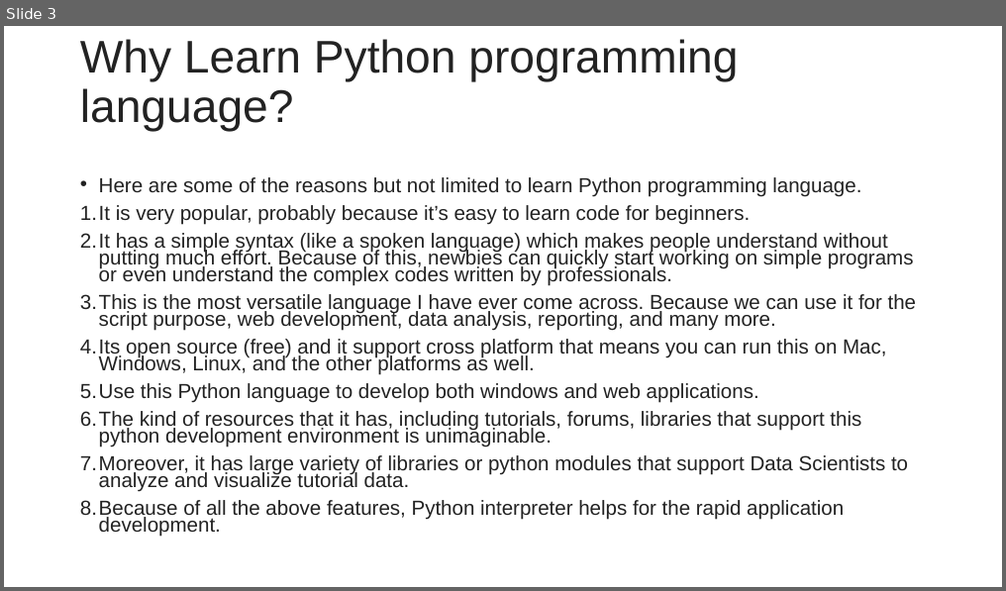
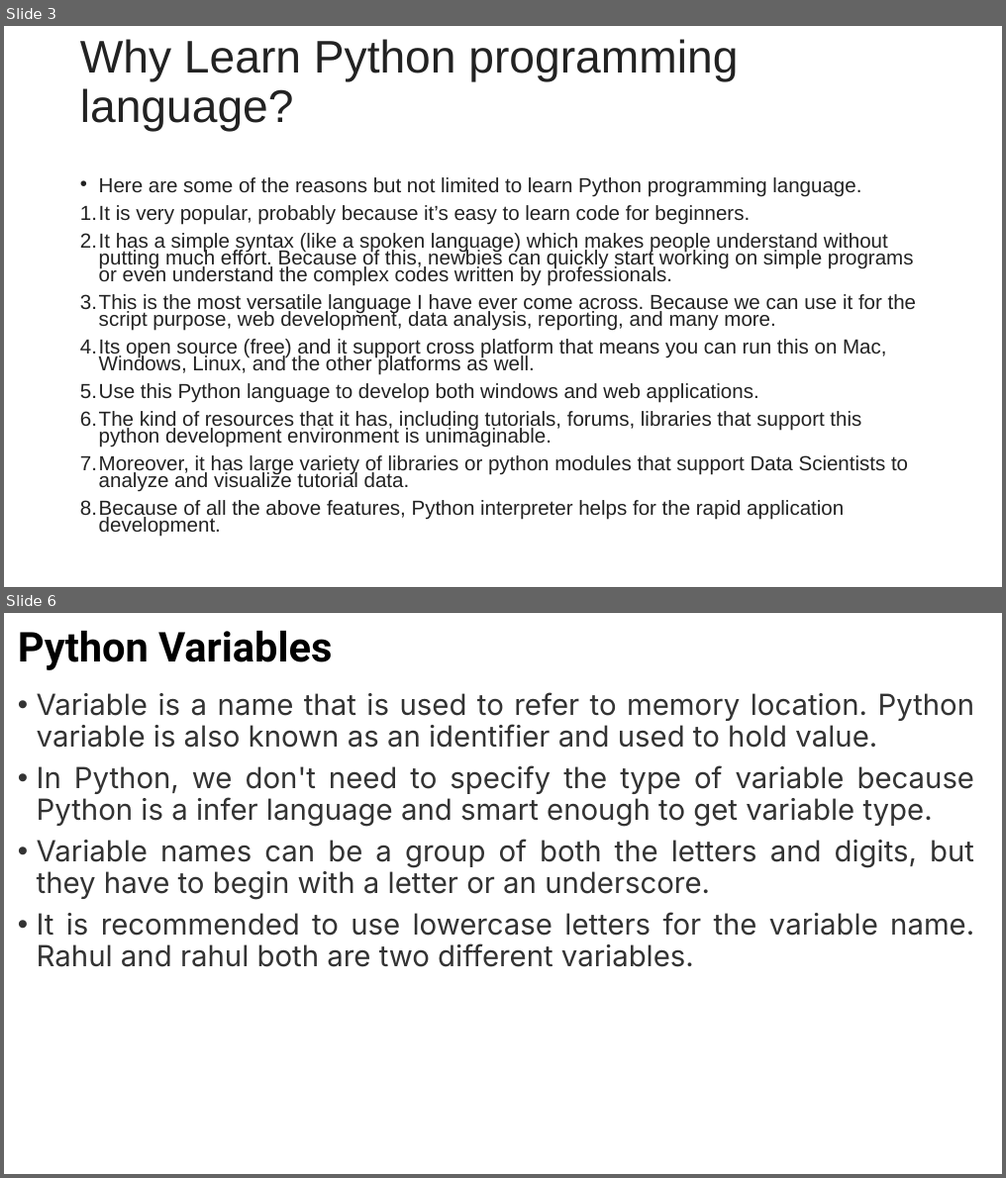
Before and after one commit to hitendradixit/Machine-Learning, a slide deck: SeesionSlides/MACHINE LEARNING Session 1.pptx. Shown one above the other, each under a label of ours: slide 3 before the commit, slides 3 and 6 after it; the slides between them are not shown. The pictures are 1006x591 and 1006x1178 pixels, drawn with LibreOffice and Linux fonts; fonts in the diff are those of the drawing. Boxes give left, top, right and bottom in pixels: in the first picture for what was removed or moved away, otherwise in the second. Text is boxed around its words. In the diff, an @@ line names an element or a change of style, - is before the commit and + after.

```diff
--- a/SeesionSlides/MACHINE LEARNING Session 1.pptx
+++ b/SeesionSlides/MACHINE LEARNING Session 1.pptx
@@ slide 6 added at [4,613,1002,1174], background #FFFFFF @@
@@ title added at [18,630,332,670], 39.6 pt, text #000000, bold @@
+Python Variables
@@ text added at [37,692,975,967], 28 pt, text #333333 @@
+• Variable is a name that is used to refer to memory location. Python variable is also known as an identifier and used to hold value.
+• In Python, we don't need to specify the type of variable because Python is a infer language and smart enough to get variable type.
+• Variable names can be a group of both the letters and digits, but they have to begin with a letter or an underscore.
+• It is recommended to use lowercase letters for the variable name. Rahul and rahul both are two different variables.
```
Also in this commit, not shown: 2 slides changed, 16 other slides added, 7 slides removed.
